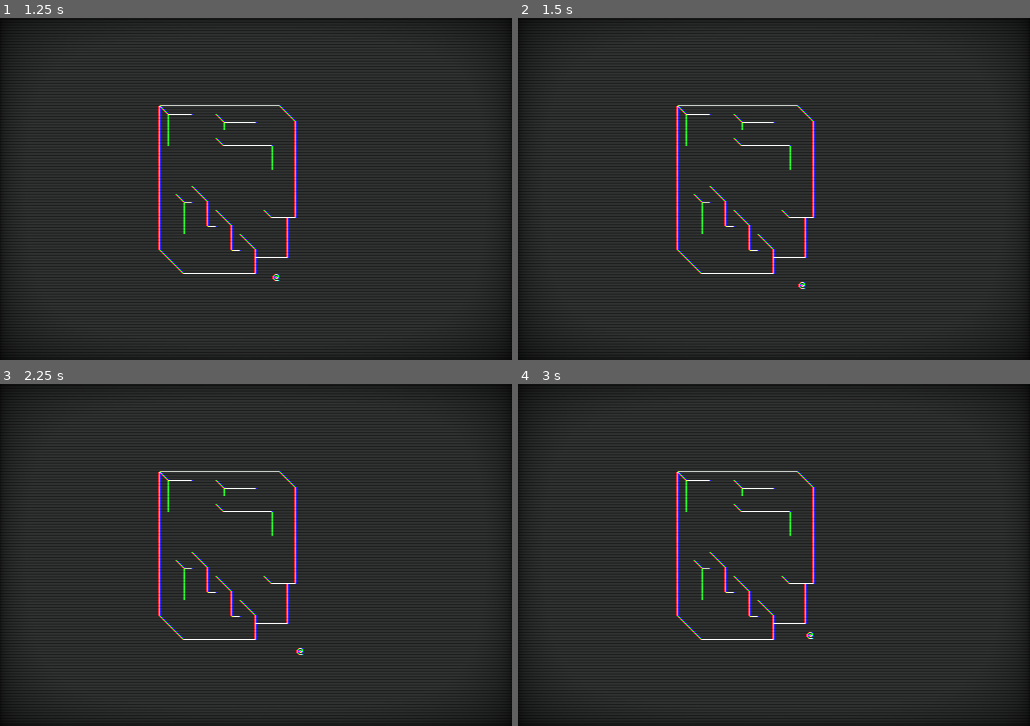
Above: before the commit, frames 1-4 (two rows, left to right).
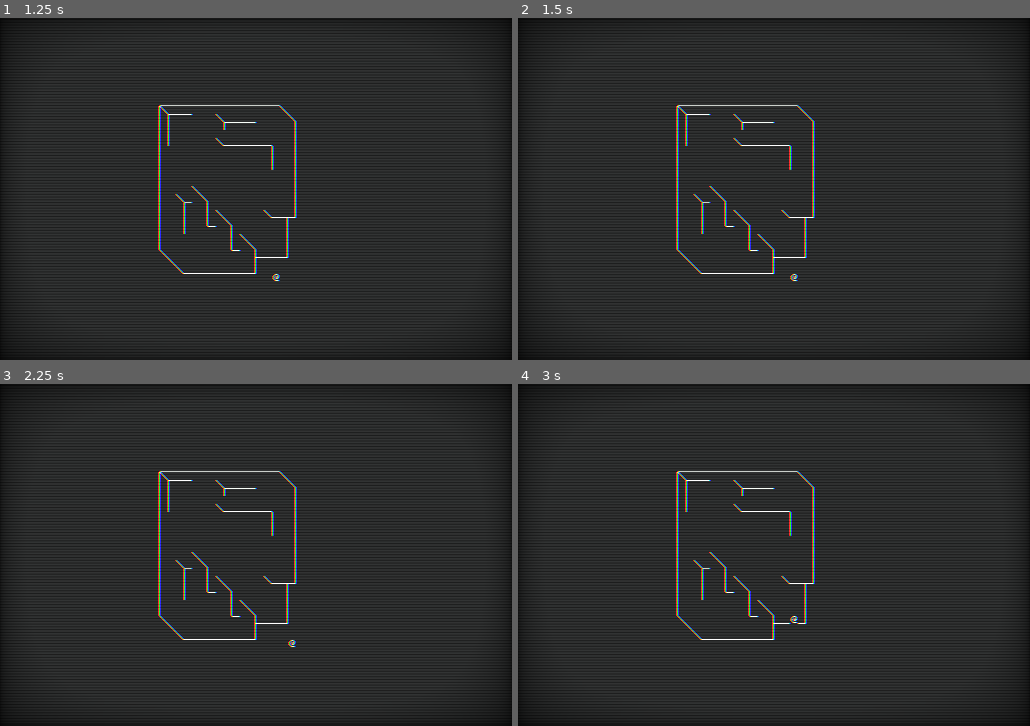
Above: after the commit, the same moments.

Repository: microaeris/ggj-2021
Game: Godot game, scene res://scenes/main.tscn
The game is run twice, just before and just after one commit, with the same random seed, the same clock (stepped at 60 frames per second) and the same inputs. The project has no main scene, so this scene is started directly.
Inputs:
- Up to frame 1 (1.25 s): tap Enter (ui_accept) at 0.5 s; hold Right (ui_right) from 0.53 s (still down); hold J (grab) from 0.53 s (still down); tap Space (jump) at 0.77 s
- Up to frame 2 (1.5 s): tap Enter (ui_accept) at 1.25 s; release Right (ui_right) at 1.28 s; release J (grab) at 1.28 s; hold Down (ui_down) from 1.28 s (still down); tap J (grab) at 1.35 s
- Up to frame 3 (2.25 s): tap Space (jump) at 1.52 s; tap Enter (ui_accept) at 2 s; release Down (ui_down) at 2.03 s; hold Right (ui_right) from 2.03 s (still down); hold J (grab) from 2.03 s (still down)
- Up to frame 4 (3 s): tap Enter (ui_accept) at 2.75 s; release Right (ui_right) at 2.78 s; release J (grab) at 2.78 s; hold Up (ui_up) from 2.78 s (still down); tap J (grab) at 2.85 s

Frame 1 is identical in both runs. In frame 2, less than 0.1% of the frame differs, in the area x 53-57%, y 74-80%; in frame 3, less than 0.1%; in frame 4, less than 0.1%, in the area x 52-58%, y 67-75%.

Commit message:
Player can walk up and down correctly now yay. Time for jump

Diff:
--- a/scripts/char_map.gd
+++ b/scripts/char_map.gd
@@ -3,14 +3,14 @@
 ## Constants
 
 const VOXEL_WIDTH: int = 3
-const VOXEL_DEPTH: int = 2
+const VOXEL_DEPTH: int = 1
 const VOXEL_HEIGHT: int = 3
 
 ## Locals
 
 # 3D array that is larger than the voxel map.
-# Each position in the voxel map maps to 2x3 positions
-# Each position holds an int.
+# Each position in the voxel map maps to 3x2x3 positions
+# Each position holds an GameState.Object_t.
 var char_map: Array = []
 var CHAR_MAP_WIDTH: int = 0
 var CHAR_MAP_DEPTH: int = 0
@@ -24,7 +24,7 @@
 
 ##
 
-func set_char_map_size() -> void:  # FIXME - figure out where to call this.
+func set_char_map_size() -> void:
 	"""
 	This depends on the map to be loaded.
 	"""
--- a/scripts/player.gd
+++ b/scripts/player.gd
@@ -35,7 +35,7 @@
 
 	if up_pressed or down_pressed or left_pressed or right_pressed:
 		press_delta += delta
-		if press_delta > BUTTON_WAIT_MS:
+		if press_delta >= BUTTON_WAIT_MS:
 			press_delta -= BUTTON_WAIT_MS
 			press_delta = max(0, press_delta)
 			handle_wasd_input()
--- a/scripts/renderer.gd
+++ b/scripts/renderer.gd
@@ -1141,7 +1141,7 @@
 								obj_screen_pos.y += char_y
 								obj_screen_pos.x += char_y
 								set_screen_buffer(obj_screen_pos, obj_str)
-								# FIXME - takes 3 up presses to move up (W) on the screen. Why? Check char map coords.
+								# FIXME - takes 3 up presses to move up (W) on the screen. Why?
 
 	# # Separate pass to do coloring. Doing it this way because of edge case 2
 	# # seen under res://edge_cases/case_2.png
